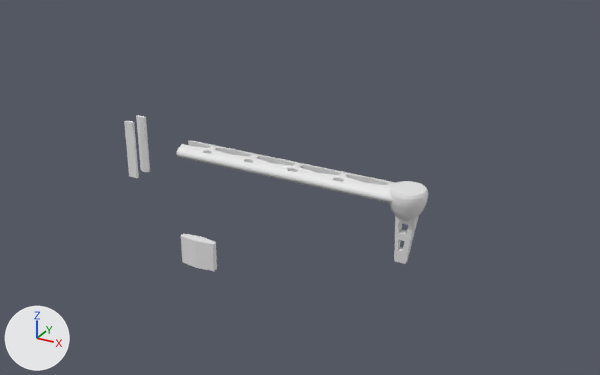
The Blender file arm.blend, before and after one commit.
Rendered twice from a 50 mm camera at (18.8, -42.6, 23.2) aimed at (-4.5, -0.2, 2.0). Arrows for +X, +Y and +Z are at lower left; the lights stay in place.

In view in the first picture: 'Arm Cylinder', 'Cylinder.001', 'Hexagonal Cutout Tool', 'Motor Holder and Leg'.
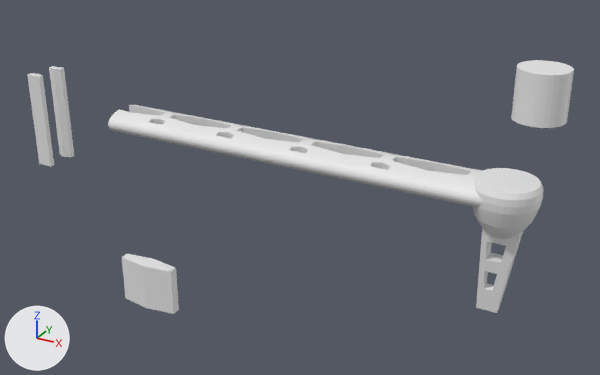
What differs and where, as boxes (x1, y1, x2, y2) in the pictures (600 x 375 px):
'Arm Cylinder', moved, rescaled (75% wider, 61% taller): before (176, 140, 396, 203); after (108, 105, 493, 207)
'Motor Holder and Leg', reshaped, moved, rescaled (164% wider, 202% taller): before (390, 181, 428, 264); after (472, 60, 574, 313)
'Cylinder.001', moved, rescaled (78% wider, 59% taller): before (124, 115, 150, 178); after (27, 66, 74, 167)
'Hexagonal Cutout Tool', moved, rescaled (57% wider, 56% taller): before (181, 233, 217, 271); after (122, 254, 179, 314)
part 1 of me_cylinder_001, added: after (511, 60, 574, 128)

Edits to the bpy script that builds the scene:
```text
Change me_cylinder_001:
    where me_cylinder_001.from_pydata(...)  # 2328 vertices, 2068 faces; spans x -1.11..1.11, y -1.11..1.11, z -3.75..0.89
    used by ob_motor_holder_and_leg; location = (3.78, -2.84, 3.86)
    me_cylinder_001 part 1: a new loose piece, a 32-sided cylinder along z spanning x -0.35..1.31, y 0.32..1.98, z 2.61..4.24
Change ob_cylinder_001:
    ob_cylinder_001.location: (-15.22, -3.44, 3.7) -> (-23.28, -3.27, 4.29)
    ob_cylinder_001.scale: (0.372, 0.197, 1.92) -> (0.633, 0.334, 3.27)
Change ob_hexagonal_cutout_tool:
    ob_hexagonal_cutout_tool.location: (-10.71, -2.84, -2.97) -> (-15.62, -2.24, -7.05)
    ob_hexagonal_cutout_tool.scale: (3.45, 0.843, 1.01) -> (5.87, 1.43, 1.72)
Change ob_arm_cylinder:
    ob_arm_cylinder.location: (-3.87, -2.84, 4.29) -> (-3.98, -2.24, 5.3)
    ob_arm_cylinder.scale: (0.454, 1.0, 7.41) -> (0.772, 1.7, 12.6)
Change ob_motor_holder_and_leg:
    ob_motor_holder_and_leg.location: (3.78, -2.84, 3.86) -> (9.02, -2.24, 4.57)
    ob_motor_holder_and_leg.scale: (1.0, 1.0, 1.0) -> (1.7, 1.7, 1.7)
```
